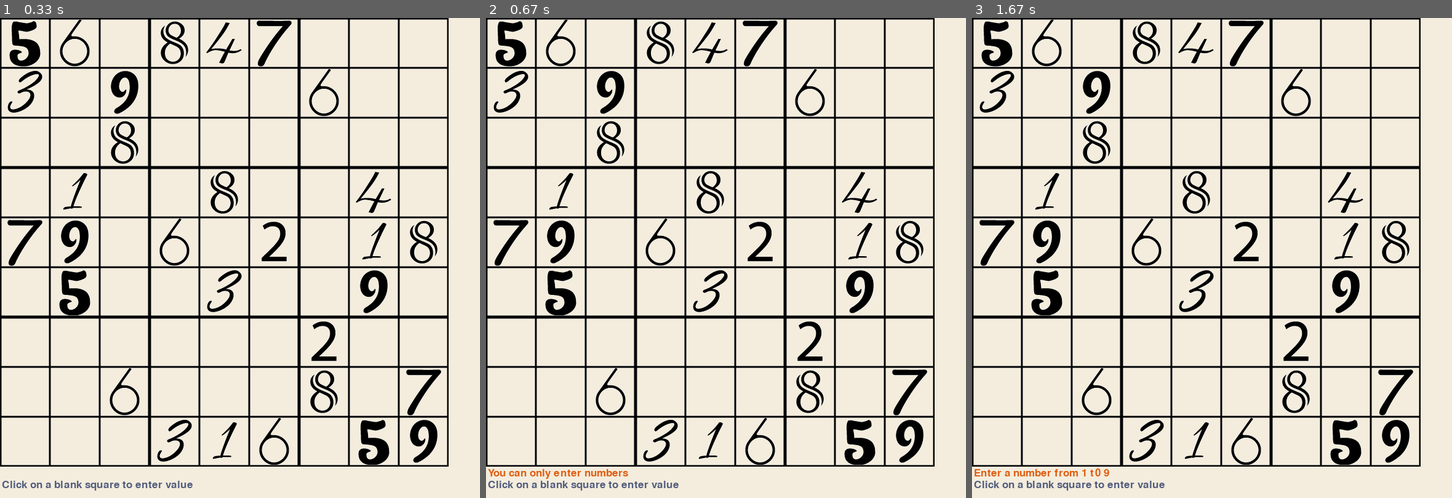
Above: before the commit, frames 1-3 (left to right).
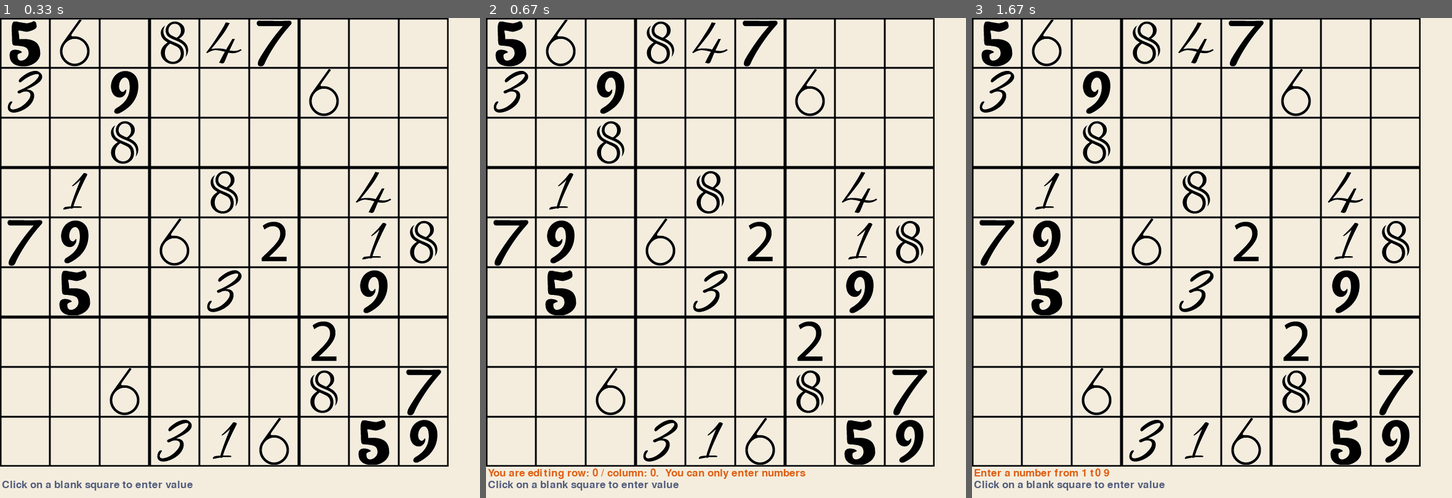
Above: after the commit, the same moments.

Repository: MAOneill/pygame-sudoku
Game: pygame game, started from pygame_soduko.py
Two runs of this game, one before a commit and one after it. Both use one fixed random seed, a clock stepped at 60 frames per second and the inputs below.
Inputs (mouse positions are in pixels of both pictures, inside the frame that each line leads up to):
- Up to frame 1 (0.33 s): no input
- Up to frame 2 (0.67 s): tap Space at 0.33 s
- Up to frame 3 (1.67 s): click (1216, 291) at 0.72 s; tap Space at 1.07, 1.37 s; click (1389, 426) at 1.55 s

Frame 1 is identical in both runs. In frame 2, 0.5% of the frame differs, in the area x 4-67%, y 93-97%; in frame 3, nothing differs.

Commit message:
establishing pencil mode.  more info in messages

Diff:
--- a/pygame_soduko.py
+++ b/pygame_soduko.py
@@ -228,7 +228,7 @@
                         screen_clicked = False
 
                     else:
-                        message_text = font.render('You can only enter numbers', True, (orange_color))
+                        message_text = font.render('You are editing row: %d / column: %d.  You can only enter numbers' % (row,col), True, (orange_color))
 
         # Game logic
 
@@ -239,8 +239,17 @@
 
         #set the blits for all known numbers
         for cell in board.values():
-            if cell.image != None:
+            if cell.image != None and pencil == False:
                 screen.blit(cell.image, (cell.x_position,cell.y_position))
+
+        #while we are in pencil mode,
+        # the cells that are blank (guess = None and value = None)
+        # have their image updated with their possible values
+        # this requires 9 blit values and a grid
+        #
+        while pencil == True:
+            pass
+
 
         screen.blit(grid_image, (0,0))
         # screen.blit(image6, (250, 250))
Binary file removed: numbers/6_guess.jpg
Binary file added: numbers/6_guess.png
